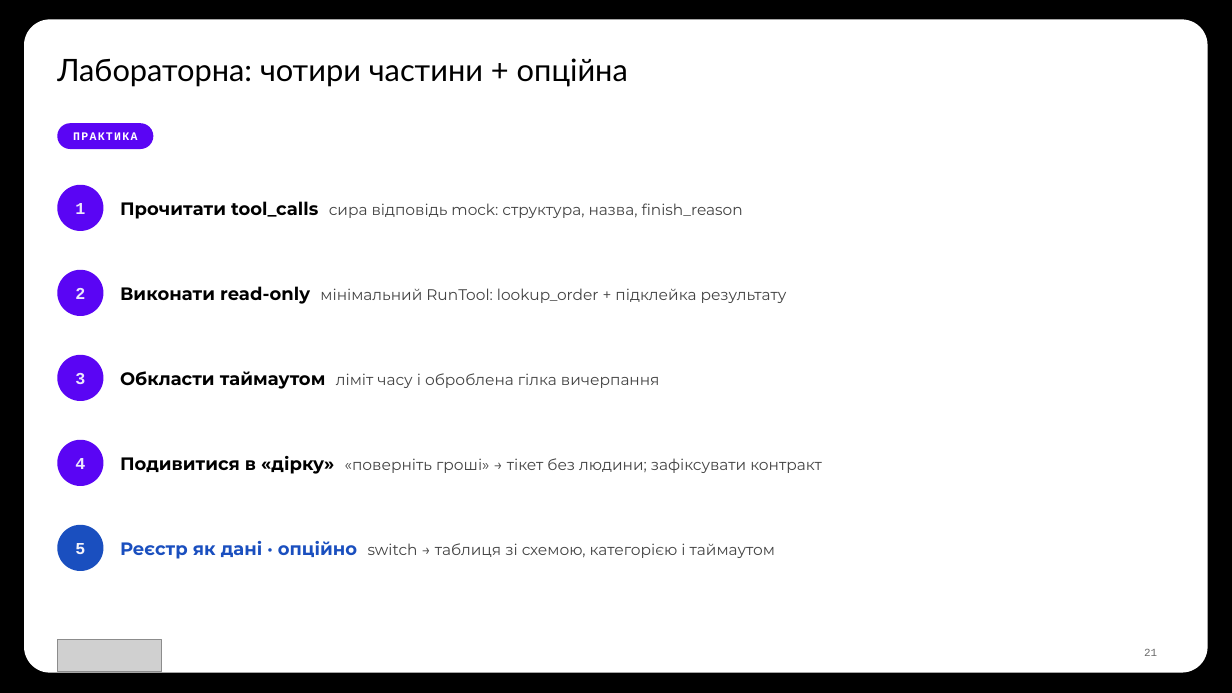
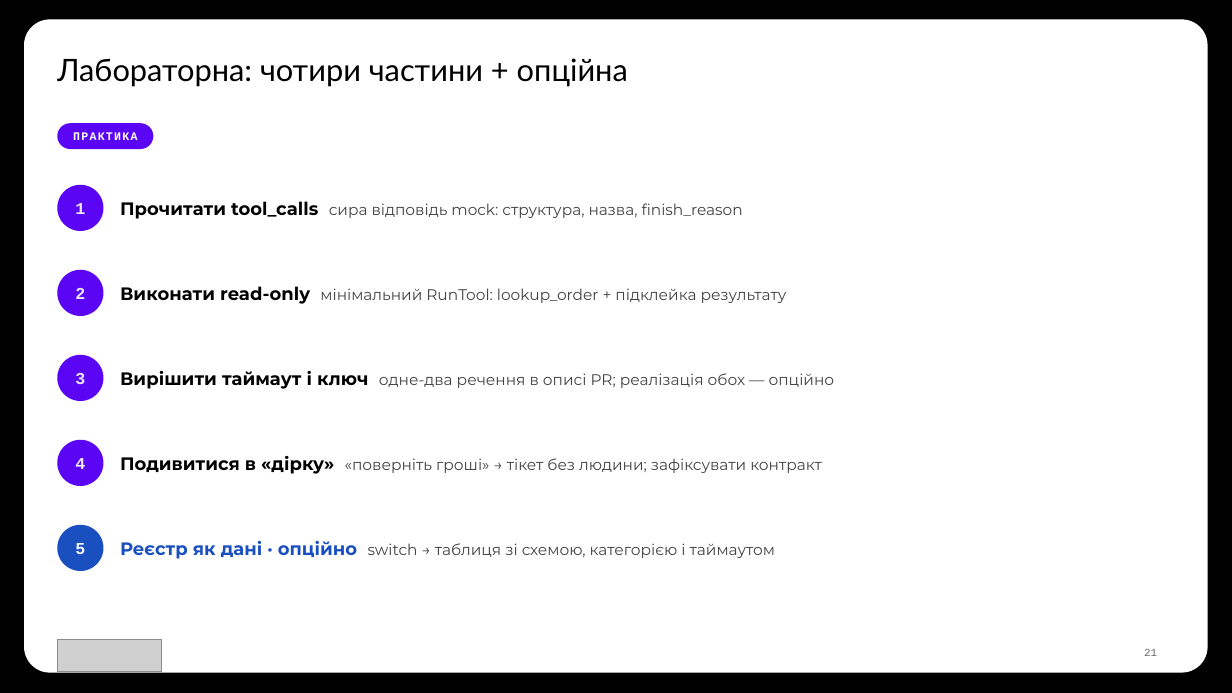
Before and after one commit to TarasFedorenkoFTV/llmops-bootcamp, a slide deck: slide 21 of docs/decks/L06.pptx. Drawn at 1232x693 pixels with LibreOffice and Linux fonts; fonts in the diff are those of the drawing; grey boxes stand for pictures; background and template pictures are left out. Boxes give left, top, right and bottom in pixels: in the first picture for what was removed or moved away, otherwise in the second. Text is boxed around its words. In the diff, an @@ line names an element or a change of style, - is before the commit and + after.

```diff
--- a/docs/decks/L06.pptx
+++ b/docs/decks/L06.pptx
@@ text at <box>120,371,835,389</box>: text changed @@
-Обкласти таймаутом ліміт часу і оброблена гілка вичерпання
+Вирішити таймаут і ключ одне-два речення в описі PR; реалізація обох — опційно
```
Also in this commit, not shown: 6 other slides changed, 46 other files.
